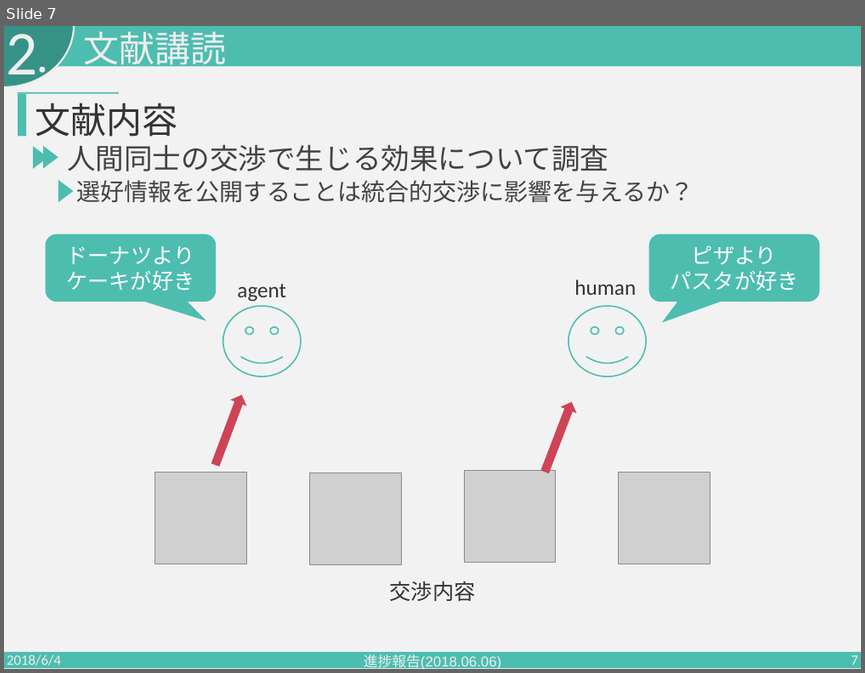
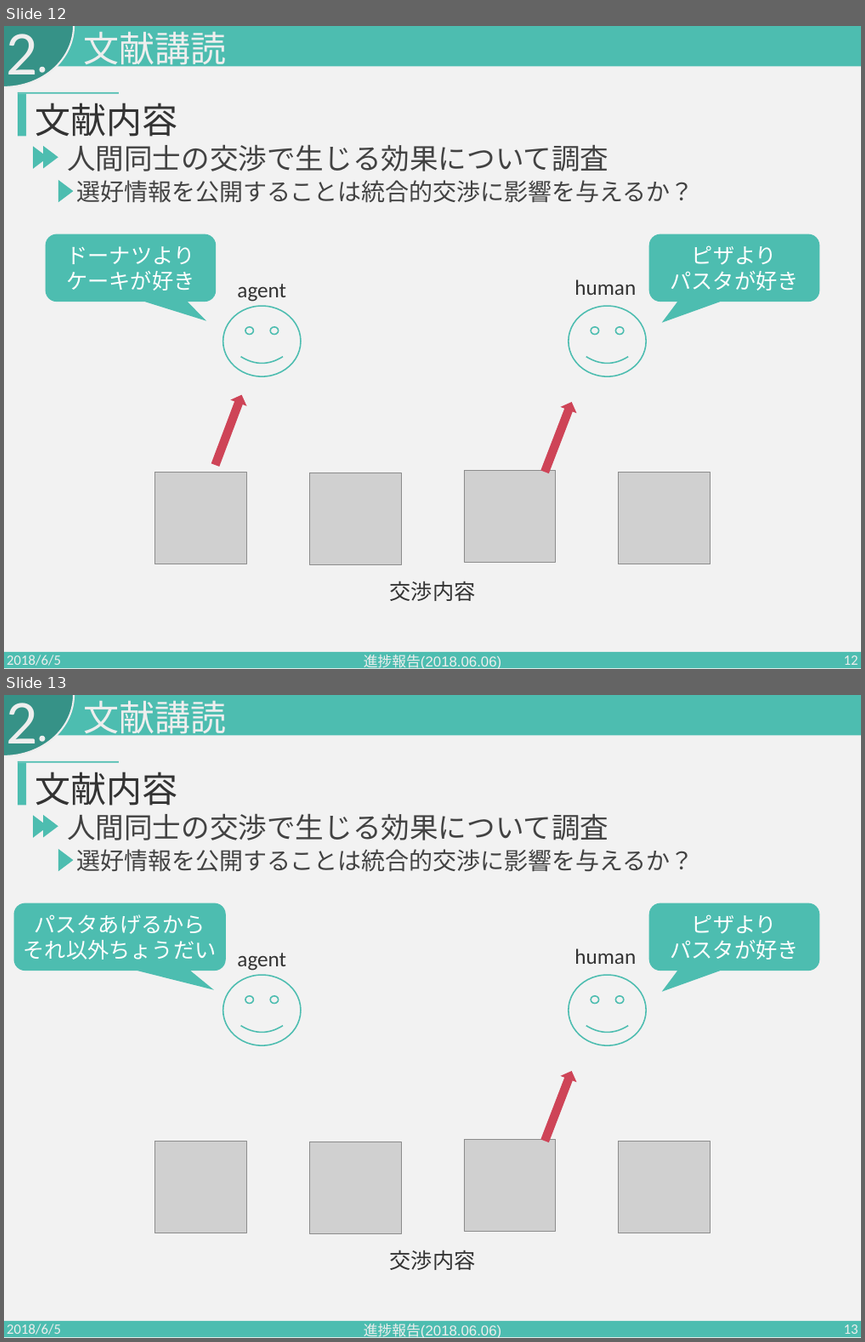
Before and after one commit to PajamaDrive/presentation, a slide deck: seminar2018.06.06.pptx. Shown one above the other, each under a label of ours: slide 7 before the commit, slides 12 and 13 after it. The pictures are 865x673 and 865x1342 pixels, drawn with LibreOffice and Linux fonts; fonts in the diff are those of the drawing; grey boxes stand for pictures. Boxes give left, top, right and bottom in pixels: in the first picture for what was removed or moved away, otherwise in the second. Text is boxed around its words. In the diff, an @@ line names an element or a change of style, - is before the commit and + after.

```diff
--- a/seminar2018.06.06.pptx
+++ b/seminar2018.06.06.pptx
@@ slide 13 added at (4,695,861,1338), background #F2F2F2; not listed: 4 template elements that a slide beside it also shows @@
@@ text added at (6,703,37,758), 105 pt, text #EEEEEE @@
+2
@@ text added at (83,700,226,740), 60 pt, text #EEEEEE @@
+文献講読
@@ rectangle added at (18,763,26,805), fill #4DBDB0 @@
@@ rectangle added at (18,761,119,763), fill #4DBDB0 @@
@@ text added at (35,771,177,805), 60 pt, text #333333 @@
+文献内容
@@ triangle added at (33,815,48,838), fill #4DBDB0 @@
@@ triangle added at (43,815,58,837), fill #4DBDB0 @@
@@ text added at (67,813,608,840), 48 pt, text #424242 @@
+人間同士の交渉で生じる効果について調査
@@ triangle added at (58,849,74,872), fill #4DBDB0 @@
@@ text added at (76,849,693,872), 40 pt, text #424242 @@
+選好情報を公開することは統合的交渉に影響を与えるか？
@@ group added at (14,902,819,1270): 4 pictures, 3 texts, 2 smiley faces, 2 rounded speech boxes @@
+交渉内容
+agent
+パスタあげるから
+それ以外ちょうだい
+human
+ピザより
+パスタが好き
@@ right arrow added at (536,1067,579,1144), fill #CE4457 @@
@@ text added at (7,1323,61,1338), 24 pt, text #EEEEEE @@
+2018/6/5
@@ text added at (364,1323,501,1338), 24 pt, text #EEEEEE @@
+進捗報告(2018.06.06)
@@ page number added at (844,1324,858,1338), 24 pt, text #EEEEEE @@
+13
@@ what was slide 7 is now slide 12 @@
@@ slide 12 changed as well @@
@@ text at (7,654,61,669): text changed @@
-2018/6/4
+2018/6/5
@@ page number at (844,655,858,669): text changed @@
-7
+12
```
Also in this commit, not shown: 8 other slides changed, 5 other slides added.
